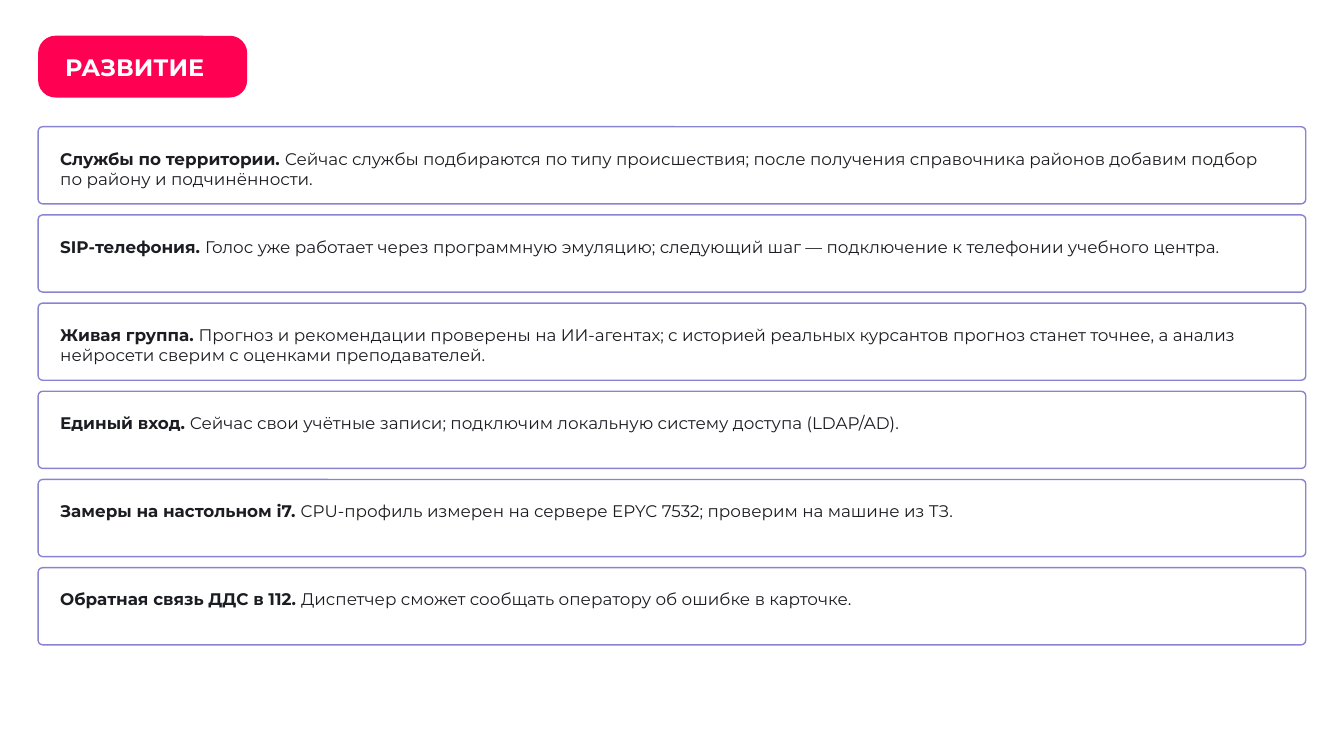
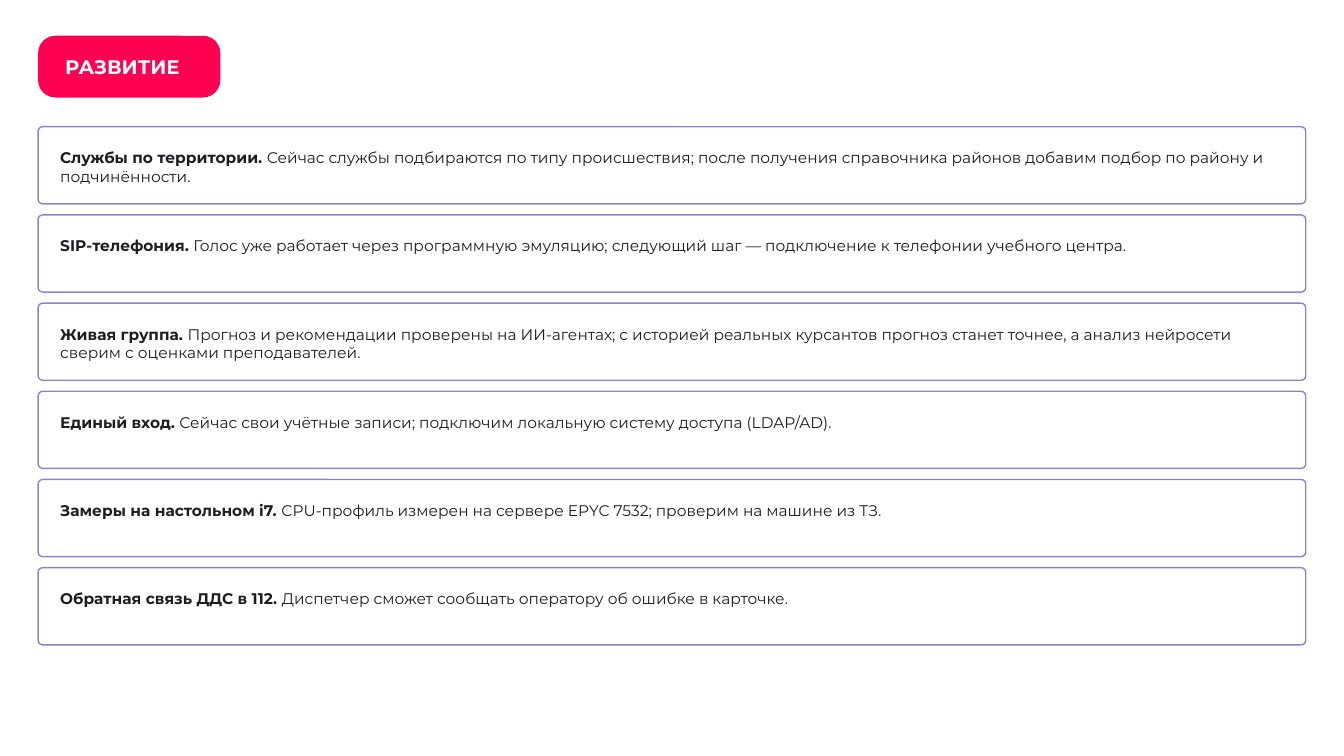
Before and after one commit to Den4ikAI/arm112-trainer_final, a slide deck: slide 26 of docs/презентация.pptx. Drawn at 1344x756 pixels with LibreOffice and Linux fonts; fonts in the diff are those of the drawing; background and template pictures are left out. Boxes give left, top, right and bottom in pixels: in the first picture for what was removed or moved away, otherwise in the second. Text is boxed around its words. In the diff, an @@ line names an element or a change of style, - is before the commit and + after.

```diff
--- a/docs/презентация.pptx
+++ b/docs/презентация.pptx
@@ rounded rectangle "РАЗВИТИЕ": place and size @@
-rounded rectangle "РАЗВИТИЕ" at box(38, 35, 247, 97)
+rounded rectangle "РАЗВИТИЕ" at box(38, 35, 221, 97)
@@ rounded rectangle "РАЗВИТИЕ" at box(38, 35, 221, 97): size 17 to 14 pt @@
@@ size 12 to 11 pt in 6 elements at box(60, 151, 1264, 184), box(60, 239, 1127, 254), box(60, 328, 1232, 361), box(60, 415, 832, 431), box(60, 504, 881, 519), box(60, 592, 788, 607) @@
```
Also in this commit, not shown: 22 other slides changed, 4 other files.
